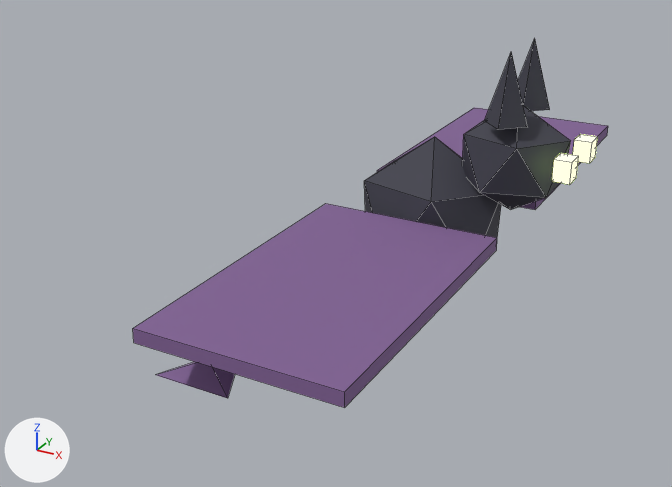
One commit to the FBX model Assets/Art/Models/Bat.fbx: the scene before it, then after it.
Both versions are drawn from a 50 mm lens placed at (0.414, -0.997, 0.48), pointed at (-0.1, -0.063, 0.014). Every picture has the same lights, and +X, +Y and +Z are marked at lower left. The picture after the commit comes second. Mesh edges are drawn as thin lines. Where no turn or scale is listed for an object, it has been applied to the vertices.

In view in the first picture: 'Bat'.
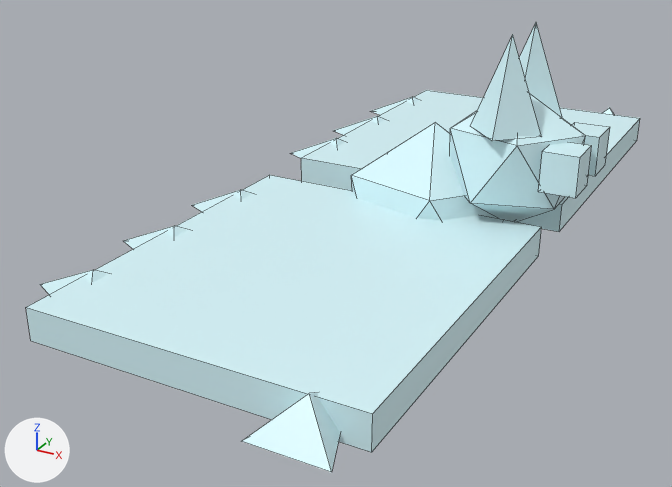
Pixel boxes (x1, y1, x2, y2) of what changed, in the pictures (672 x 487 px):
'Bat', reshaped (29% wider, 22% taller)
    before: (133, 39, 608, 408)
    after: (26, 23, 640, 472)
part 1 of me_bat, added
    after: (351, 122, 502, 220)
part 2 of me_bat, added (pale blue)
    after: (450, 93, 586, 222)
part 3 of me_bat, added (pale blue)
    after: (472, 34, 542, 141)
part 4 of me_bat, added
    after: (538, 142, 592, 198)
part 5 of me_bat, added
    after: (519, 23, 563, 118)
part 6 of me_bat, added
    after: (572, 122, 610, 176)
part 7 of me_bat, added (pale blue)
    after: (26, 175, 542, 452)
part 8 of me_bat, added (pale blue)
    after: (301, 90, 640, 232)
part 9 of me_bat, deleted
    before: (377, 107, 608, 210)
part 10 of me_bat, built on
    before: (133, 204, 497, 408)
    after: (40, 97, 420, 472)
part 11 of me_bat, added (mostly hidden)
    after: (603, 108, 614, 115)

What changed in the scene script:
```text
Change me_bat:
    verts and faces of me_bat; kept vertices keep their numbers, new ones are numbered from 74
    remove me_bat.from_pydata(...)  # 74 vertices, 82 faces; spans x -0.123..0.18, y -0.43..0.43, z -0.05..0.27
    add me_bat.from_pydata(...)  # 196 vertices, 212 faces; spans x -0.278..0.19, y -0.506..0.538, z -0.068..0.288
    me_bat part 1: a new loose piece, an icosphere of 20 faces spanning x -0.106..0.106, y -0.084..0.084, z -0.068..0.168, in mat_outlinecool (pale blue #daf9ff)
    me_bat part 2: a new loose piece, an icosphere of 20 faces spanning x 0.021..0.179, y -0.071..0.071, z 0.057..0.223, in mat_outlinecool (pale blue #daf9ff)
    me_bat part 3: the loose piece of 5 vertices spanning x 0.075..0.125, y -0.065..-0.015, z 0.19..0.27 is copied, and the copy is scaled about its middle by (1.64, 1.64, 1.33), then moved by (0.0, 0.0, 0.005), in mat_outlinecool (pale blue #daf9ff); it spans x 0.059..0.141, y -0.081..0.001, z 0.182..0.288
    me_bat part 4: a new loose piece, a box spanning x 0.15..0.19, y -0.063..-0.017, z 0.127..0.173, in mat_outlinecool (pale blue #daf9ff)
    me_bat part 5: the loose piece of 5 vertices spanning x 0.075..0.125, y 0.015..0.065, z 0.19..0.27 is copied, and the copy is scaled about its middle by (1.64, 1.64, 1.33), then moved by (0.0, 0.0, 0.005), in mat_outlinecool (pale blue #daf9ff); it spans x 0.059..0.141, y -0.001..0.081, z 0.182..0.288
    me_bat part 6: a new loose piece, a box spanning x 0.15..0.19, y 0.017..0.063, z 0.127..0.173, in mat_outlinecool (pale blue #daf9ff)
    me_bat part 7: a new loose piece, a box spanning x -0.21..0.15, y -0.46..-0.04, z 0.042..0.078, in mat_outlinecool (pale blue #daf9ff)
    me_bat part 8: a new loose piece, a box spanning x -0.21..0.15, y 0.04..0.46, z 0.042..0.078, in mat_outlinecool (pale blue #daf9ff)
    me_bat part 9: the loose piece of 8 vertices spanning x -0.11..0.11, y 0.07..0.43, z 0.052..0.067 is deleted
    me_bat part 10
    1 vertex is removed from x -0.037, y -0.39, z -0.007
    3 faces are deleted
    11 vertices move from x -0.123..0.11, y -0.43..-0.07, z -0.007..0.068 to x -0.26..0.14, y -0.45..-0.05, z 0.053..0.068
    19 vertices are added at x -0.278..0.14, y -0.506..0.38, z 0.05..0.085
    6 new vertices lie (0.118, 0.058, 0.0) away from vertices in x -0.278, y -0.38..0.38, z 0.051
    6 new vertices lie (0.118, -0.058, 0.0) away from vertices in x -0.278, y -0.38..0.38, z 0.051
    6 new vertices lie (0.078, 0.0, 0.034) away from vertices in x -0.278, y -0.38..0.38, z 0.051
    6 new vertices lie (0.09, 0.043, 0.0) away from vertices in x -0.26..-0.08, y -0.38..0.38, z -0.007..0.053
    5 new vertices lie (0.09, -0.043, 0.0) away from vertices in x -0.26, y -0.38..0.38, z 0.052..0.053
    5 new vertices lie (0.06, 0.0, 0.015) away from vertices in x -0.26, y -0.38..0.38, z 0.052..0.053
    27 new faces join them, mat_batwing (purple #816195)
    28 new faces join them, mat_outlinecool (pale blue #daf9ff)
    me_bat part 11
    add verts[123] = (0.1, 0.52, 0.052)
    add verts[124] = (0.126, 0.445, 0.052)
    add verts[125] = (0.074, 0.445, 0.052)
    add verts[126] = (0.1, 0.47, 0.067)
    add verts[131] = (0.1, 0.538, 0.051)
    add verts[132] = (0.14, 0.434, 0.05)
    add verts[133] = (0.06, 0.434, 0.05)
    add verts[134] = (0.1, 0.471, 0.085)  # pixel (609, 107)
    add faces += [(123, 126, 124), (123, 124, 125), (124, 126, 125), (123, 125, 126)]  # mat_batwing (purple #816195)
    add faces += [(131, 132, 134), (131, 133, 132), (132, 133, 134), (131, 134, 133)]  # mat_outlinecool (pale blue #daf9ff)
    other edits to the shape of me_bat do not show in these pictures
    add me_bat.materials.append(mat_outlinecool)  # pale blue #daf9ff
```
